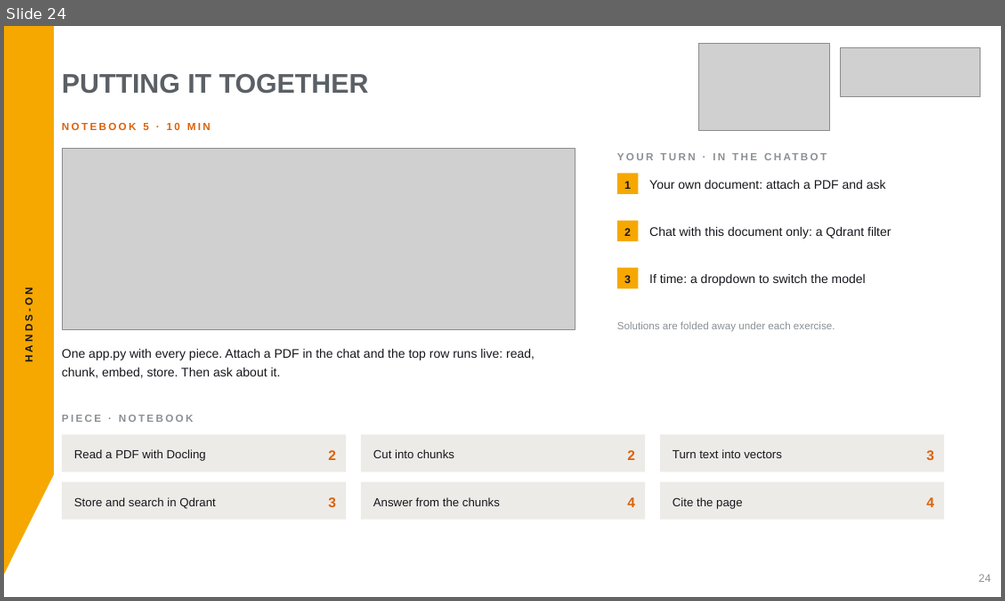
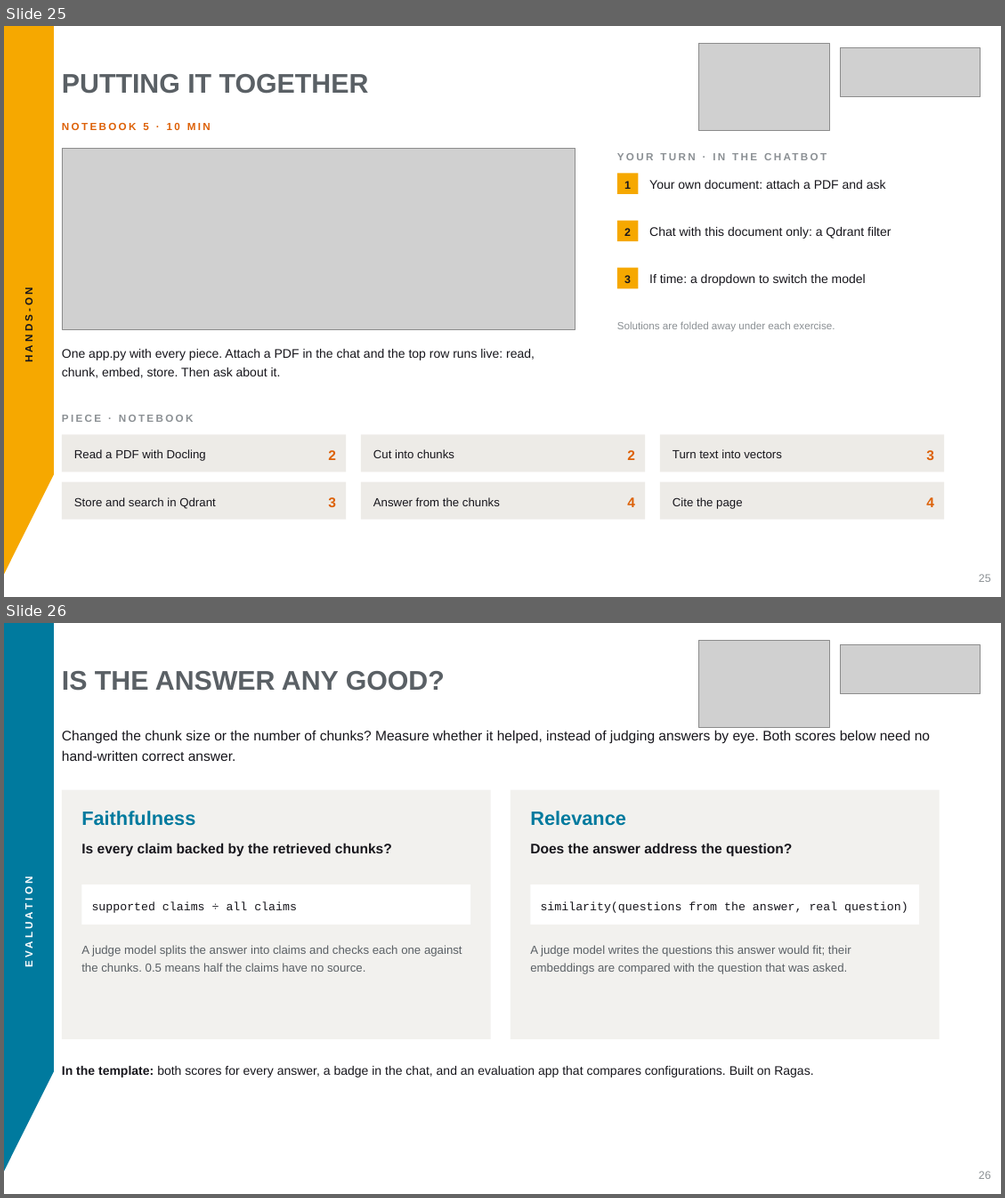
Before and after one commit to aihpi/workshop-rag-basics, a slide deck: workshop/slides/rag-workshop.pptx. Shown one above the other, each under a label of ours: slide 24 before the commit, slides 25 and 26 after it. The pictures are 1005x601 and 1005x1198 pixels, drawn with LibreOffice and Linux fonts; fonts in the diff are those of the drawing; grey boxes stand for pictures. Boxes give left, top, right and bottom in pixels: in the first picture for what was removed or moved away, otherwise in the second. Text is boxed around its words. In the diff, an @@ line names an element or a change of style, - is before the commit and + after.

Commit message:
workshop: the official title, an about-me slide, and basic evaluation
The submitted description promises basic RAG evaluation, so the wrap-up
now explains faithfulness and relevance as the template measures them.
README links the getting-started guide participants are asked to do.

```diff
--- a/workshop/slides/rag-workshop.pptx
+++ b/workshop/slides/rag-workshop.pptx
@@ slide 26 added at (4,623,1001,1194), background #FFFFFF @@
@@ freeform shape added at (4,623,54,1171), fill #007A9E @@
@@ picture added at (699,641,829,728) @@
@@ picture added at (840,644,979,694) @@
@@ text added at (62,671,445,691), 39 pt, text #5A6065, bold @@
+IS THE ANSWER ANY GOOD?
@@ text added at (62,730,930,761), 20 pt, text #17161C @@
+Changed the chunk size or the number of chunks? Measure whether it helped, instead of judging answers by eye. Both scores below need no hand-written correct answer.
@@ rectangle added at (62,790,491,1040), fill #F2F1EE @@
@@ rectangle added at (510,790,939,1040), fill #F2F1EE @@
@@ text added at (18,817,36,1027), 15 pt, text #FFFFFF, bold @@
+EVALUATION
@@ text added at (81,811,195,826), 28 pt, text #007A9E, bold @@
+Faithfulness
@@ text added at (530,811,626,826), 28 pt, text #007A9E, bold @@
+Relevance
@@ text added at (81,843,392,856), 20 pt, text #17161C, bold @@
+Is every claim backed by the retrieved chunks?
@@ text added at (530,843,792,856), 20 pt, text #17161C, bold @@
+Does the answer address the question?
@@ rectangle added at (81,885,470,925), fill #FFFFFF @@
@@ rectangle added at (530,885,919,925), fill #FFFFFF @@
@@ text added at (92,902,297,913), 17 pt, text #17161C @@
+supported claims ÷ all claims
@@ text added at (541,902,908,913), 17 pt, text #17161C @@
+similarity(questions from the answer, real question)
@@ text added at (81,945,462,972), 17 pt, text #5A6065 @@
+A judge model splits the answer into claims and checks each one against the chunks. 0.5 means half the claims have no source.
@@ text added at (530,945,851,975), 17 pt, text #5A6065 @@
+A judge model writes the questions this answer would fit; their embeddings are compared with the question that was asked.
@@ text added at (62,1066,813,1078), 18 pt, text #17161C @@
+In the template: both scores for every answer, a badge in the chat, and an evaluation app that compares configurations. Built on Ragas.
@@ text added at (979,1171,991,1179), 16 pt, text #8B9094 @@
+26
@@ what was slide 24 is now slide 25 @@
@@ slide 25 changed as well @@
@@ text at (979,574,991,582): text changed @@
-24
+25
```
Also in this commit, not shown: 24 other slides changed, 1 other slide added, 3 other files.
